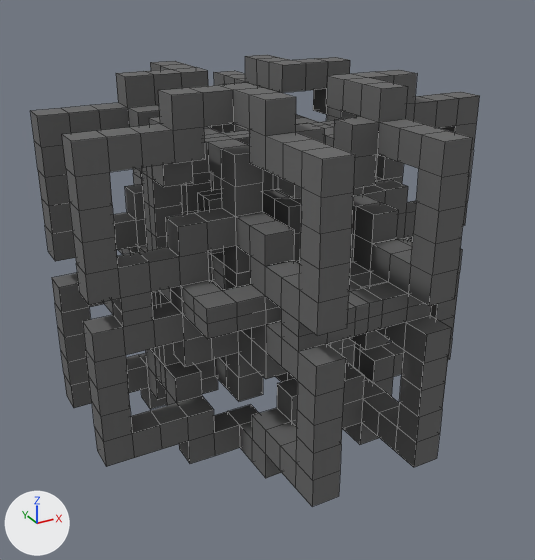
The COLLADA model pathenvironment_1.dae as it was, and as the next commit left it.
Rendered twice from a camera (50 mm lens) standing at (-1.254, -2.288, 1.022) and looking at (-0.018, -0.041, -0.102). Lighting does not change. The marker at lower left points along +X, +Y and +Z. Mesh edges are drawn as thin lines. Where no turn or scale is listed for an object, it has been applied to the vertices.

The first picture shows 'environment_inner', 'environment_mid', 'environment_outer'.
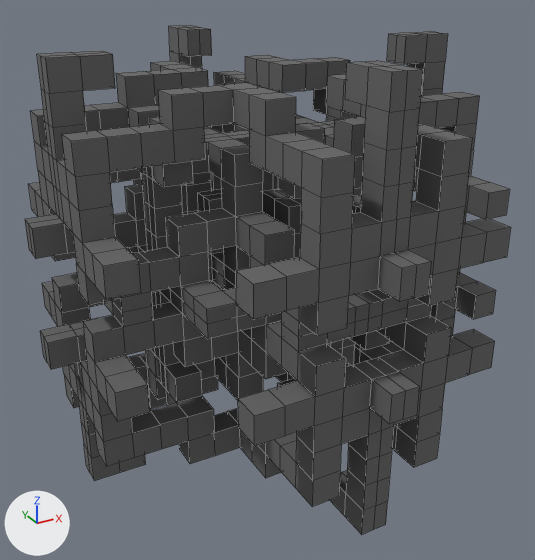
Patch to the scene script:
```diff
--- a/pathenvironment_1.dae.py
+++ b/pathenvironment_1.dae.py
@@ me_environment_outermesh @@
 # used by ob_environment_outer; location = (0.0, 0.0, 0.0)
-me_environment_outermesh.from_pydata(...)  # 1092 vertices, 1056 faces; spans x -0.75..0.75, y -0.75..0.75, z -0.65..0.65
+me_environment_outermesh.from_pydata(...)  # 1652 vertices, 1632 faces; spans x -0.85..0.85, y -0.85..0.85, z -0.75..0.75
+# me_environment_outermesh part 1: 560 vertices added at x -0.85..0.85, y -0.85..0.85, z -0.75..0.75
 me_environment_outermesh.materials.append(mat_lambert1)
```

Location of each change, (x1, y1, x2, y2) in pixels of the pictures (535 x 560 px):
'environment_outer', reshaped (8% wider, 13% taller)
    before: (30, 55, 480, 507)
    after: (25, 25, 511, 535)
part 1 of me_environment_outermesh, added
    after: (25, 25, 511, 535)
